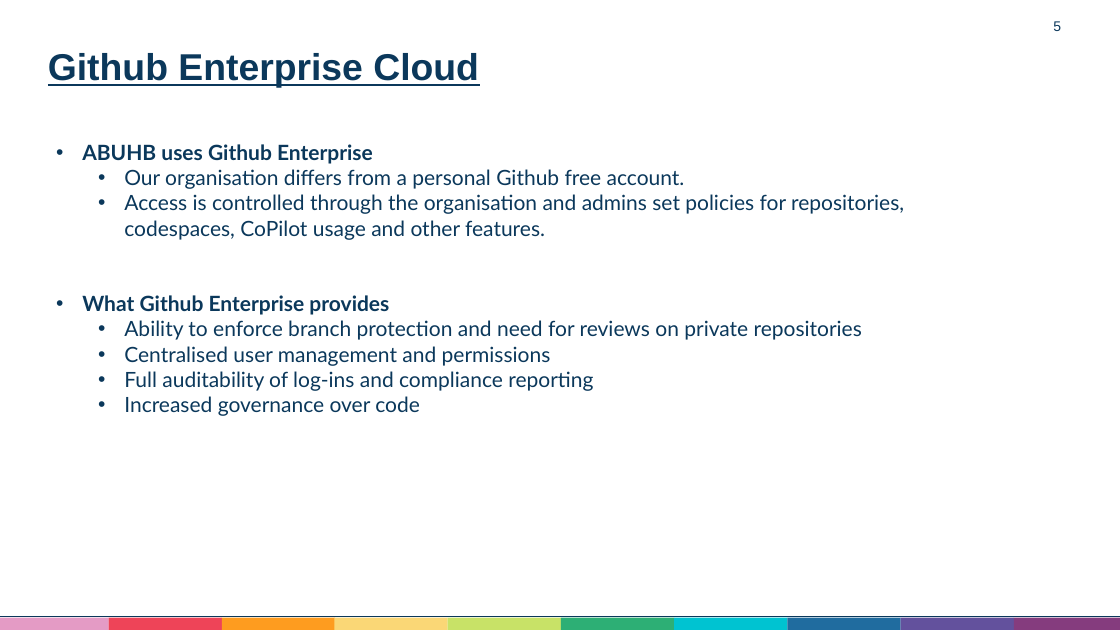
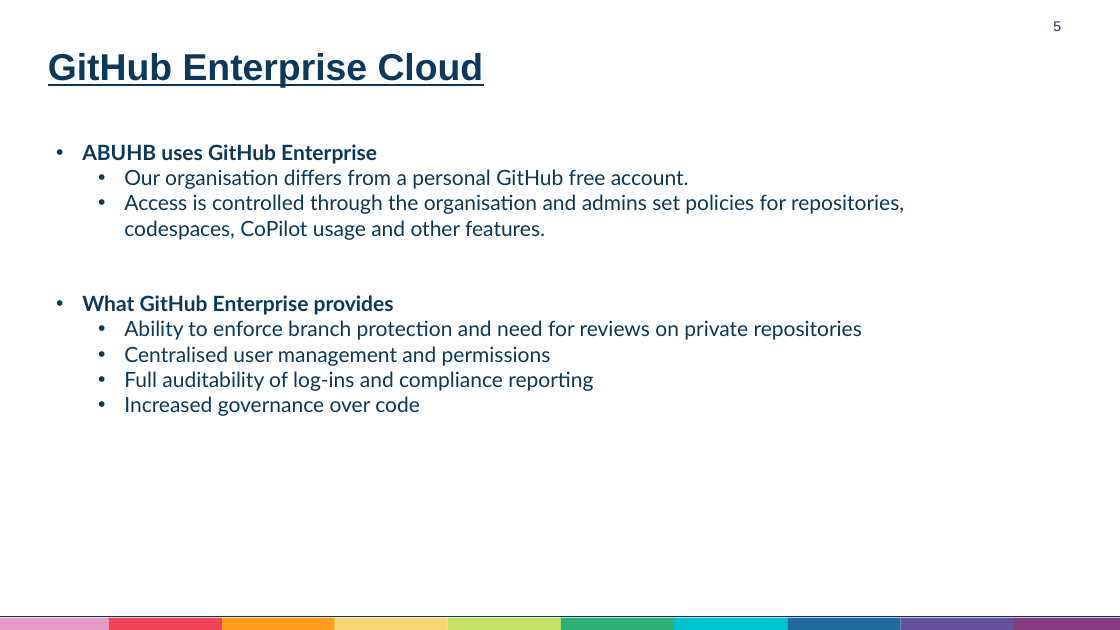
Before and after one commit to Aneurin-Bevan-University-Health-Board/biu_GitHub_Training, a slide deck: slide 5 of Training/Github Training.pptx. Drawn at 1120x630 pixels with LibreOffice and Linux fonts; fonts in the diff are those of the drawing. Boxes give left, top, right and bottom in pixels: in the first picture for what was removed or moved away, otherwise in the second. Text is boxed around its words. In the diff, an @@ line names an element or a change of style, - is before the commit and + after.

```diff
--- a/Training/Github Training.pptx
+++ b/Training/Github Training.pptx
@@ title at box(48, 53, 484, 88): text changed @@
-Github Enterprise Cloud
+GitHub Enterprise Cloud
@@ text at box(82, 144, 689, 189): text changed @@
-• ABUHB uses Github Enterprise
-  • Our organisation differs from a personal Github free account.
+• ABUHB uses GitHub Enterprise
+  • Our organisation differs from a personal GitHub free account.
@@ text at box(82, 295, 394, 315): text changed @@
-• What Github Enterprise provides
+• What GitHub Enterprise provides
```
Also in this commit, not shown: 16 other slides changed, 1 slide added, 1 other file.
